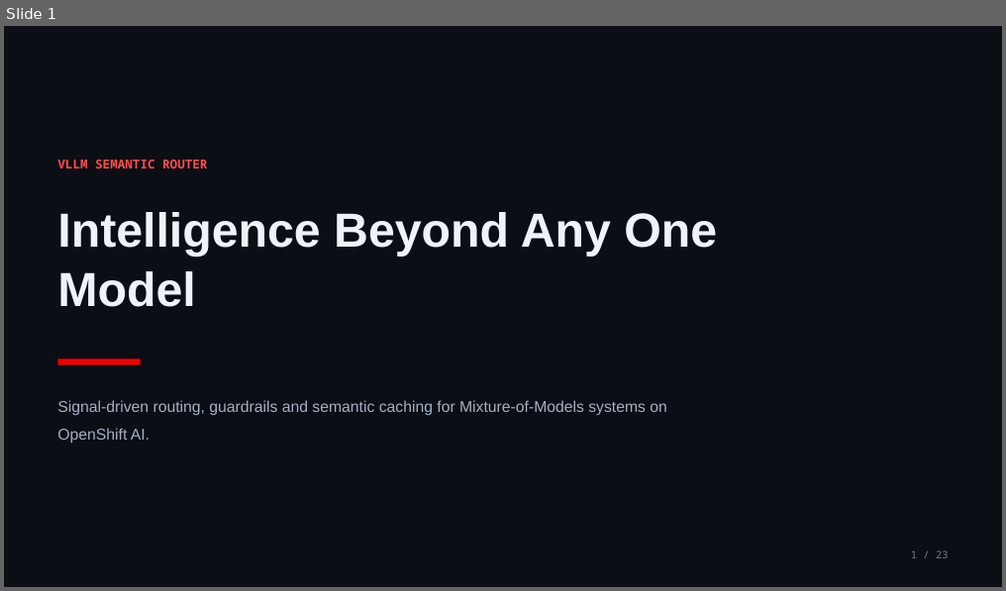
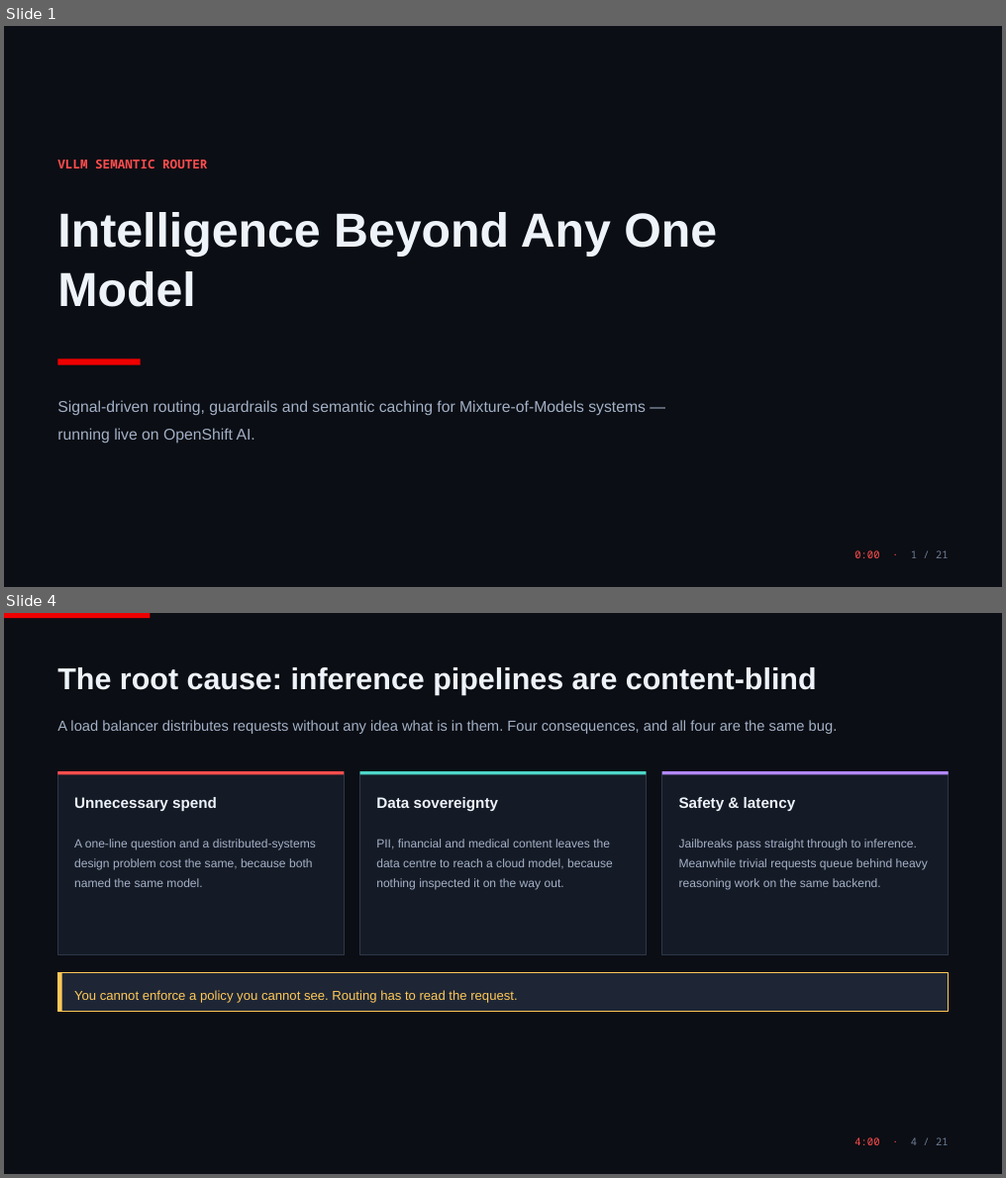
Before and after one commit to ritzshah/vllm-semantic-router-demo, a slide deck: docs/presentation/vLLM-Semantic-Router.pptx. Shown one above the other, each under a label of ours: slide 1 before the commit, slides 1 and 4 after it; the slides between them are not shown. The pictures are 1006x591 and 1006x1178 pixels, drawn with LibreOffice and Linux fonts; fonts in the diff are those of the drawing. Boxes give left, top, right and bottom in pixels: in the first picture for what was removed or moved away, otherwise in the second. Text is boxed around its words. In the diff, an @@ line names an element or a change of style, - is before the commit and + after.

```diff
--- a/docs/presentation/vLLM-Semantic-Router.pptx
+++ b/docs/presentation/vLLM-Semantic-Router.pptx
@@ slide 4 added at [4, 613, 1002, 1174], background #0B0E14 @@
@@ rectangle added at [4, 613, 150, 618], fill #EE0000 @@
@@ text added at [57, 667, 817, 695], 29 pt, text #EEF3FA, bold @@
+The root cause: inference pipelines are content-blind
@@ text added at [57, 720, 838, 734], 14 pt, text #A3B0C6 @@
+A load balancer distributes requests without any idea what is in them. Four consequences, and all four are the same bug.
@@ rectangle added at [57, 771, 344, 956], fill #151B26, outline #2E384A 1 pt @@
@@ rectangle added at [57, 771, 344, 774], fill #FF4D4D @@
@@ rectangle added at [360, 771, 647, 956], fill #151B26, outline #2E384A 1 pt @@
@@ rectangle added at [360, 771, 647, 774], fill #4DD6C8 @@
@@ rectangle added at [662, 771, 948, 956], fill #151B26, outline #2E384A 1 pt @@
@@ rectangle added at [662, 771, 948, 774], fill #B388FF @@
@@ text added at [74, 797, 217, 811], 14.5 pt, text #EEF3FA, bold @@
+Unnecessary spend
@@ text added at [376, 797, 499, 811], 14.5 pt, text #EEF3FA, bold @@
+Data sovereignty
@@ text added at [679, 797, 796, 811], 14.5 pt, text #EEF3FA, bold @@
+Safety & latency
@@ text added at [74, 839, 316, 887], 11.5 pt, text #A3B0C6 @@
+A one-line question and a distributed-systems design problem cost the same, because both named the same model.
@@ text added at [376, 839, 613, 890], 11.5 pt, text #A3B0C6 @@
+PII, financial and medical content leaves the data centre to reach a cloud model, because nothing inspected it on the way out.
@@ text added at [679, 839, 928, 890], 11.5 pt, text #A3B0C6 @@
+Jailbreaks pass straight through to inference. Meanwhile trivial requests queue behind heavy reasoning work on the same backend.
@@ rectangle added at [57, 973, 948, 1012], fill #1E2636, outline #FFC857 1 pt @@
@@ rectangle added at [57, 973, 62, 1012], fill #FFC857 @@
@@ text added at [74, 990, 517, 1003], 12.5 pt, text #FFC857 @@
+You cannot enforce a policy you cannot see. Routing has to read the request.
@@ text added at [854, 1138, 948, 1146], 10 pt, text #FF4D4D @@
+4:00 · 4 / 21
@@ slide 1 changed as well @@
@@ text at [57, 400, 646, 444]: text changed @@
-Signal-driven routing, guardrails and semantic caching for Mixture-of-Models systems on OpenShift AI.
+Signal-driven routing, guardrails and semantic caching for Mixture-of-Models systems — running live on OpenShift AI.
@@ text at [854, 551, 948, 559]: text changed; text colour #6E7D96 to #FF4D4D @@
-1 / 23
+0:00 · 1 / 21
```
Also in this commit, not shown: 10 other slides changed, 9 other slides added, 12 slides removed, 5 other files.
